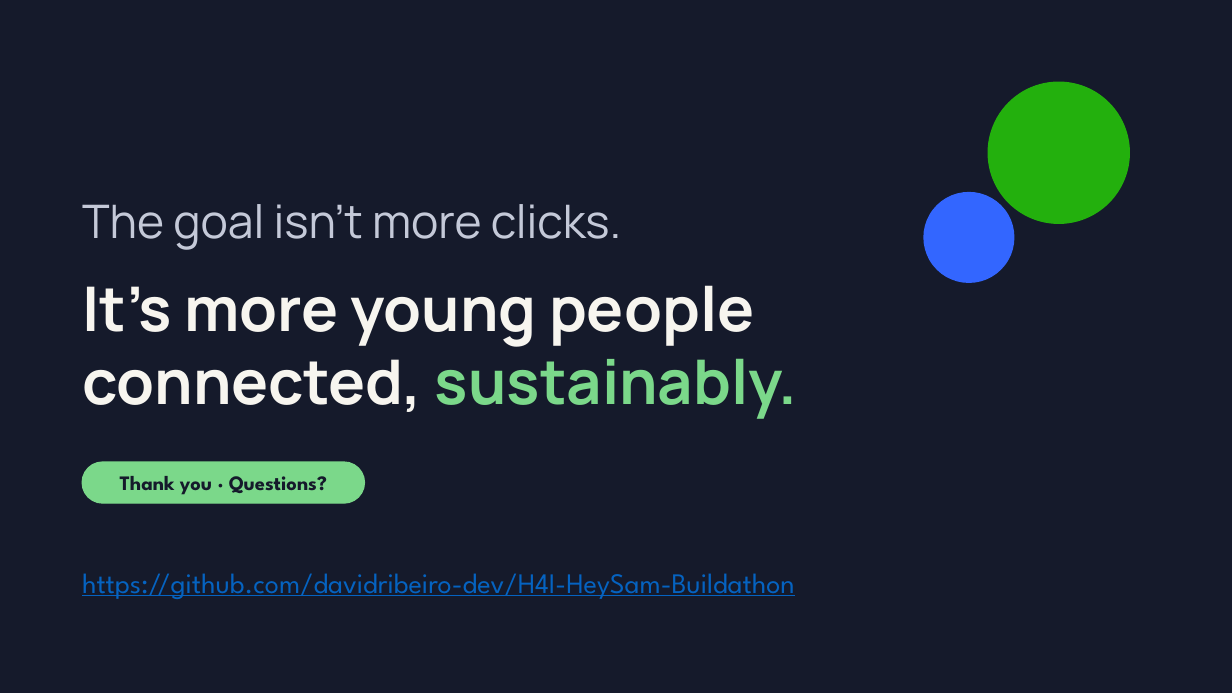
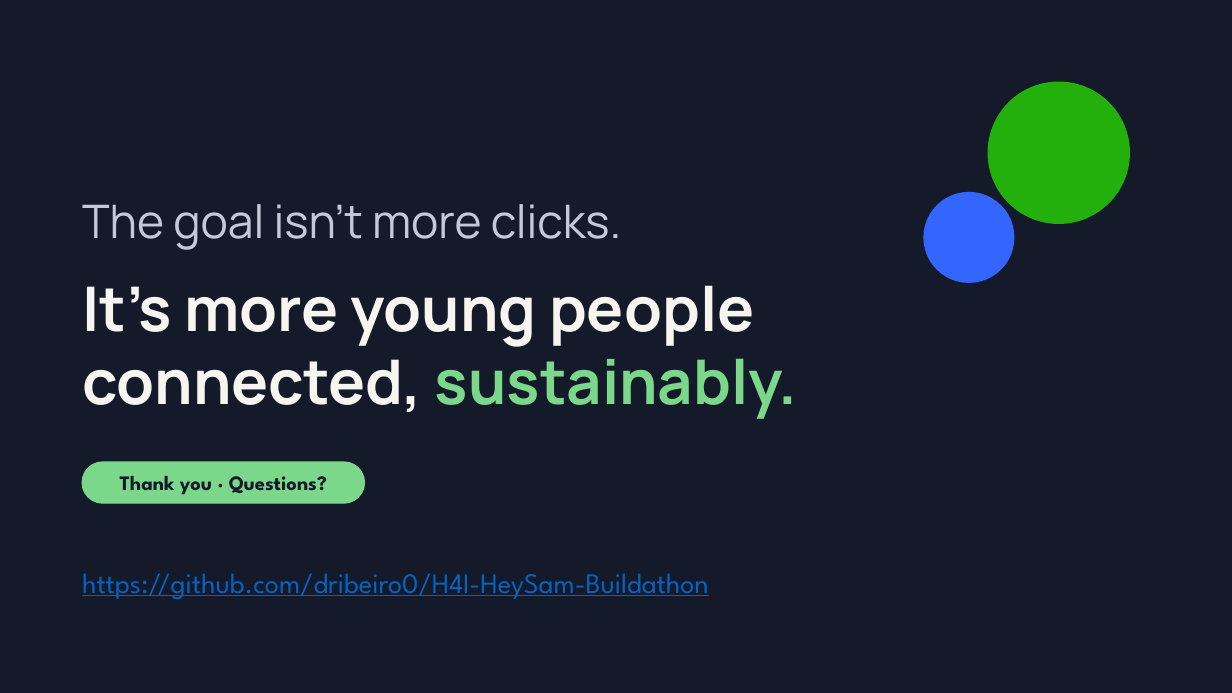
Before and after one commit to dribeiro0/H4I-HeySam-Buildathon, a slide deck: slide 10 of docs/pitch/HeySam-Connection-Pulse.pptx. Drawn at 1232x693 pixels with LibreOffice and Linux fonts; fonts in the diff are those of the drawing. Boxes give left, top, right and bottom in pixels: in the first picture for what was removed or moved away, otherwise in the second. Text is boxed around its words. In the diff, an @@ line names an element or a change of style, - is before the commit and + after.

Commit message:
Point the deck's closing slide at the right GitHub account
Slide 10 linked to github.com/davidribeiro-dev, which isn't the
account hosting this repo. Fixed both the visible URL and the
hyperlink target in slide10.xml.rels, which are stored separately.

The PDF export still carries the old URL. Its visible text is
subset-font glyph codes, so it has to be re-exported rather than
patched; that comes with the next export from Slides.

```diff
--- a/docs/pitch/HeySam-Connection-Pulse.pptx
+++ b/docs/pitch/HeySam-Connection-Pulse.pptx
@@ text at (x1=82, y1=573, x2=708, y2=599): text changed @@
-https://github.com/davidribeiro-dev/H4I-HeySam-Buildathon
+https://github.com/dribeiro0/H4I-HeySam-Buildathon
```
